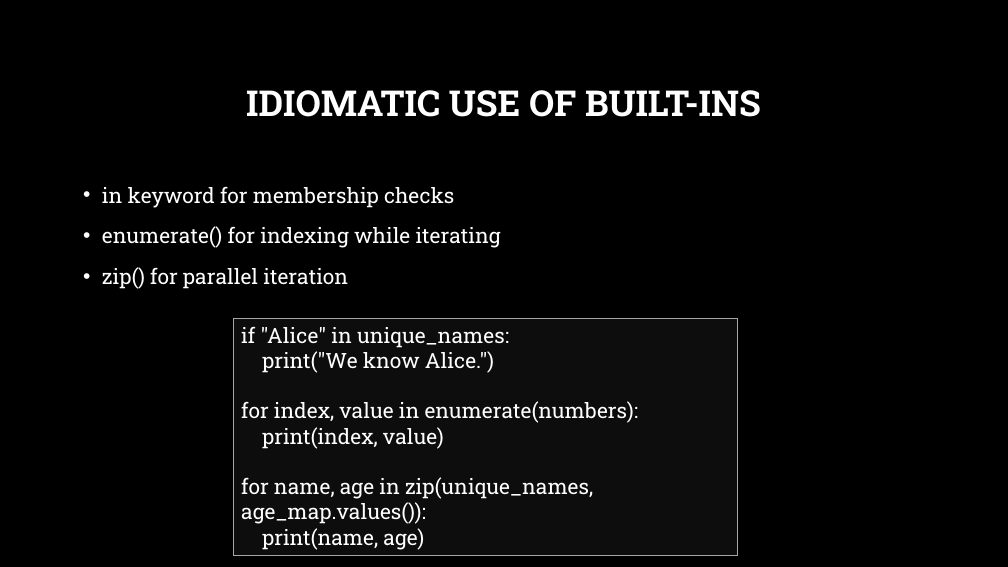
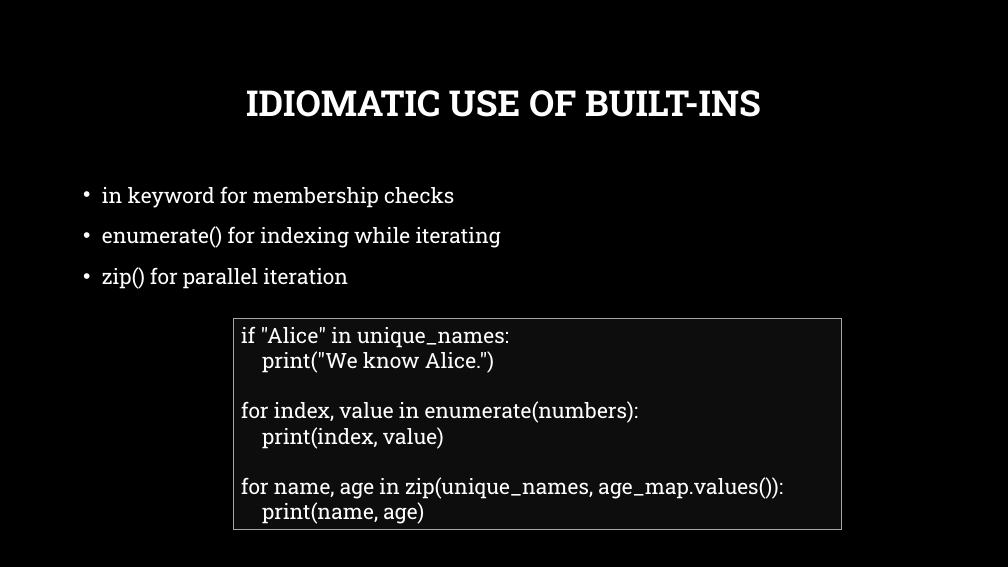
Before and after one commit to NeriyaFilber/OOP_2024_Ariel, a slide deck: slide 15 of TA 8/TA 8.pptx. Drawn at 1008x567 pixels with LibreOffice and Linux fonts; fonts in the diff are those of the drawing; background and template pictures are left out. Boxes give left, top, right and bottom in pixels: in the first picture for what was removed or moved away, otherwise in the second. Text is boxed around its words. In the diff, an @@ line names an element or a change of style, - is before the commit and + after.

```diff
--- a/TA 8/TA 8.pptx
+++ b/TA 8/TA 8.pptx
@@ rectangle "if "Alice" in unique_names:": place and size @@
-rectangle "if "Alice" in unique_names:" at box(234, 318, 738, 555)
+rectangle "if "Alice" in unique_names:" at box(234, 318, 842, 529)
```
Also in this commit, not shown: 5 other files.
